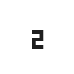
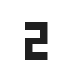
Comparing the layer stacks of the two 74x74 images. Changes:
painted on "2" over [left=25, top=22, right=48, bottom=60]
